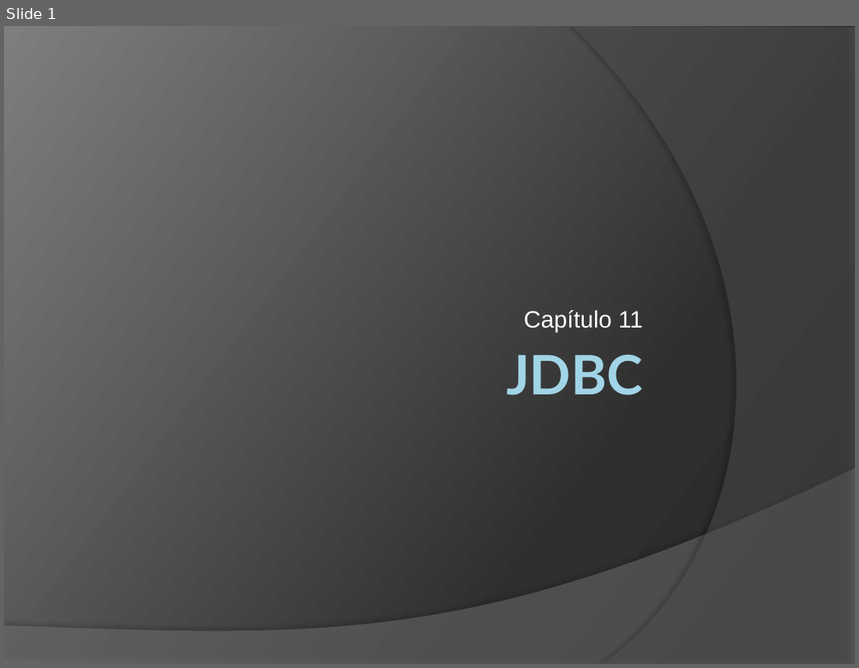
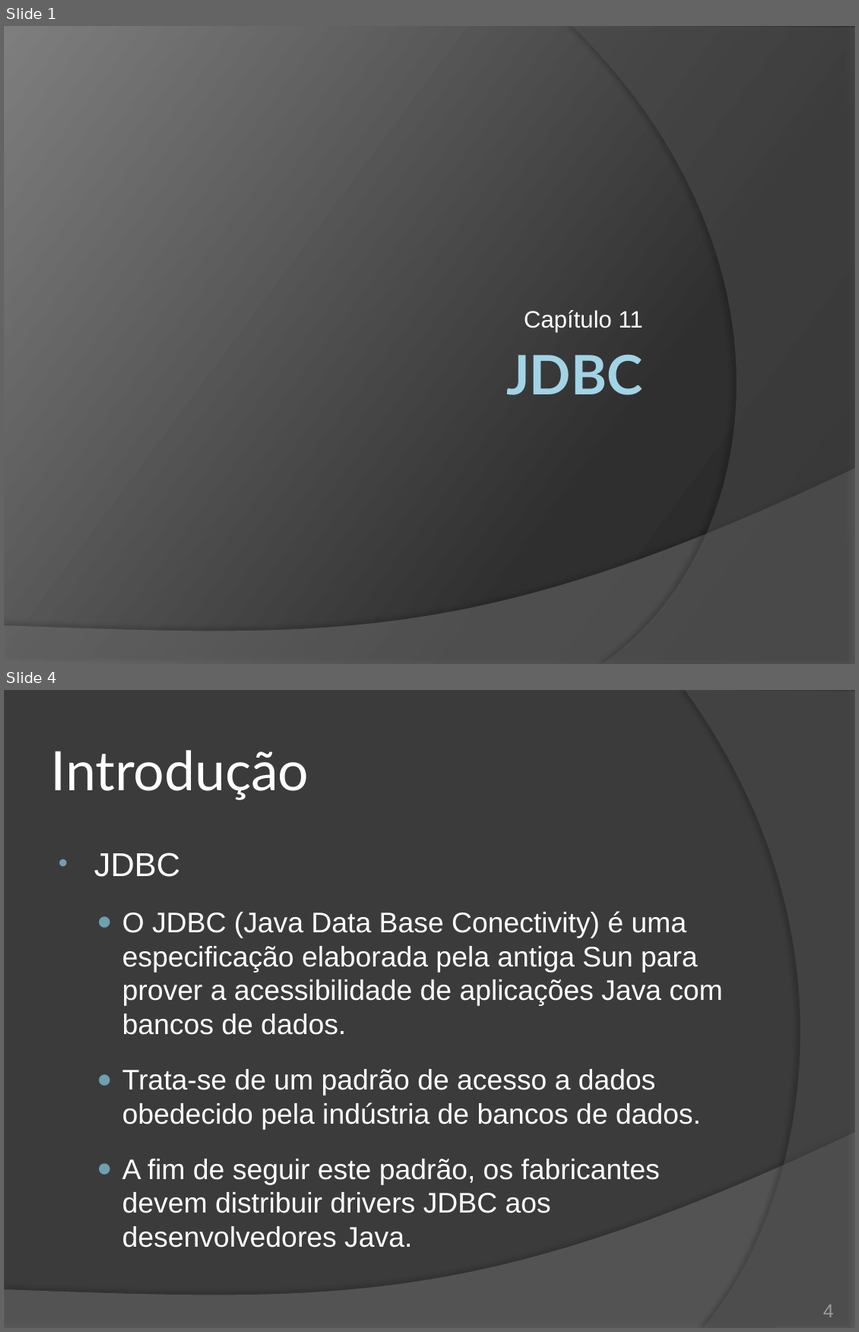
Before and after one commit to duchesqui/slzvieira-training, a slide deck: 2-Java-Programmer-Modulo-II/19.Capitulo11.pptx. Shown one above the other, each under a label of ours: slide 1 before the commit, slides 1 and 4 after it; the slides between them are not shown. The pictures are 859x668 and 859x1332 pixels, drawn with LibreOffice and Linux fonts; fonts in the diff are those of the drawing. Boxes give left, top, right and bottom in pixels: in the first picture for what was removed or moved away, otherwise in the second. Text is boxed around its words. In the diff, an @@ line names an element or a change of style, - is before the commit and + after.

Commit message:
Início da apresentação de JDBC. Inclusão dos drivers Oracle, My Sql e SQL Server.

```diff
--- a/2-Java-Programmer-Modulo-II/19.Capitulo11.pptx
+++ b/2-Java-Programmer-Modulo-II/19.Capitulo11.pptx
@@ slide 4 added at (4, 690, 855, 1328), background #3B3B3B; not listed: 1 template element that a slide beside it also shows @@
@@ freeform shape added at (685, 690, 855, 1328), fill #5E5E5E at 40% opacity @@
@@ title added at (51, 750, 310, 800), 46 pt, text #FFFFFF @@
+Introdução
@@ text added at (94, 853, 724, 1248), 24 pt, text #FFFFFF @@
+• JDBC
+  ● O JDBC (Java Data Base Conectivity) é uma especificação elaborada pela antiga Sun para prover a acessibilidade de aplicações Java com bancos de dados.
+  ● Trata-se de um padrão de acesso a dados obedecido pela indústria de bancos de dados.
+  ● A fim de seguir este padrão, os fabricantes devem distribuir drivers JDBC aos desenvolvedores Java.
@@ page number added at (823, 1305, 834, 1318), 16 pt, text #9D9B9A @@
+4
```
Also in this commit, not shown: 18 other slides added, 8 slides removed, 7 other files.
